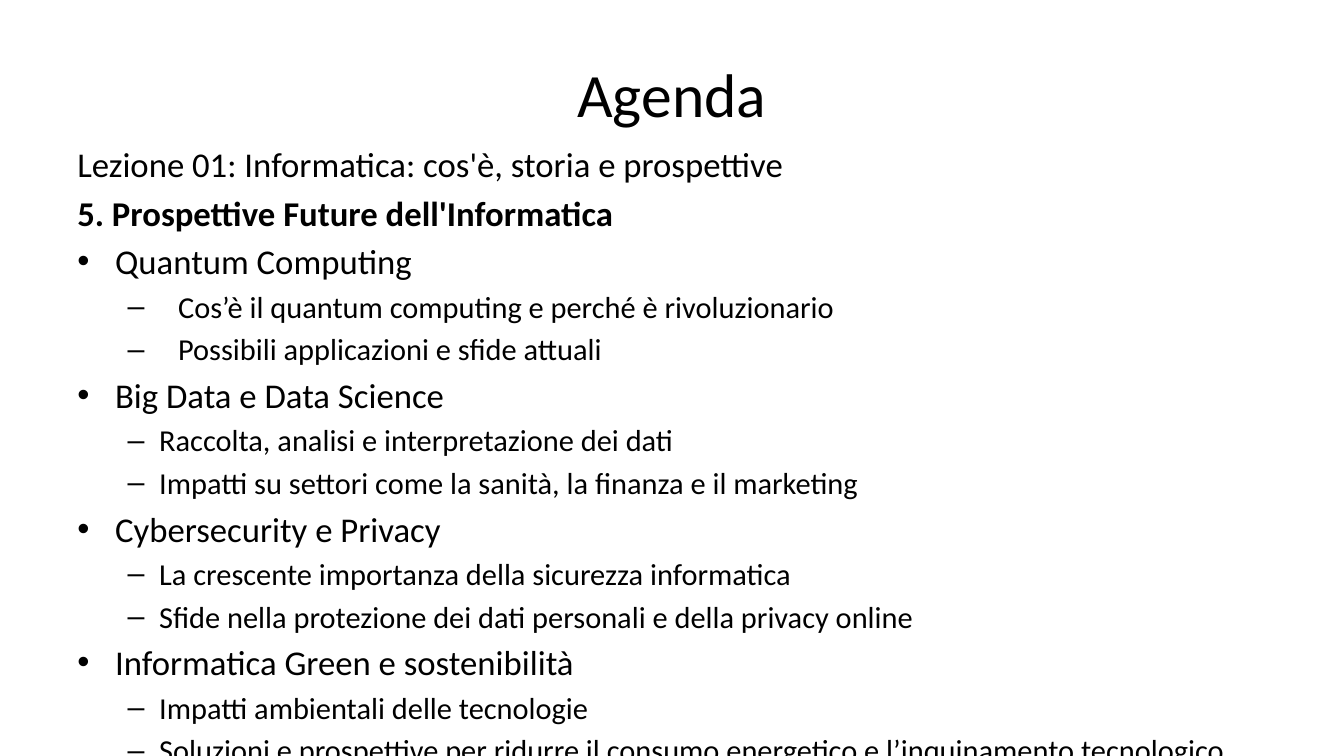
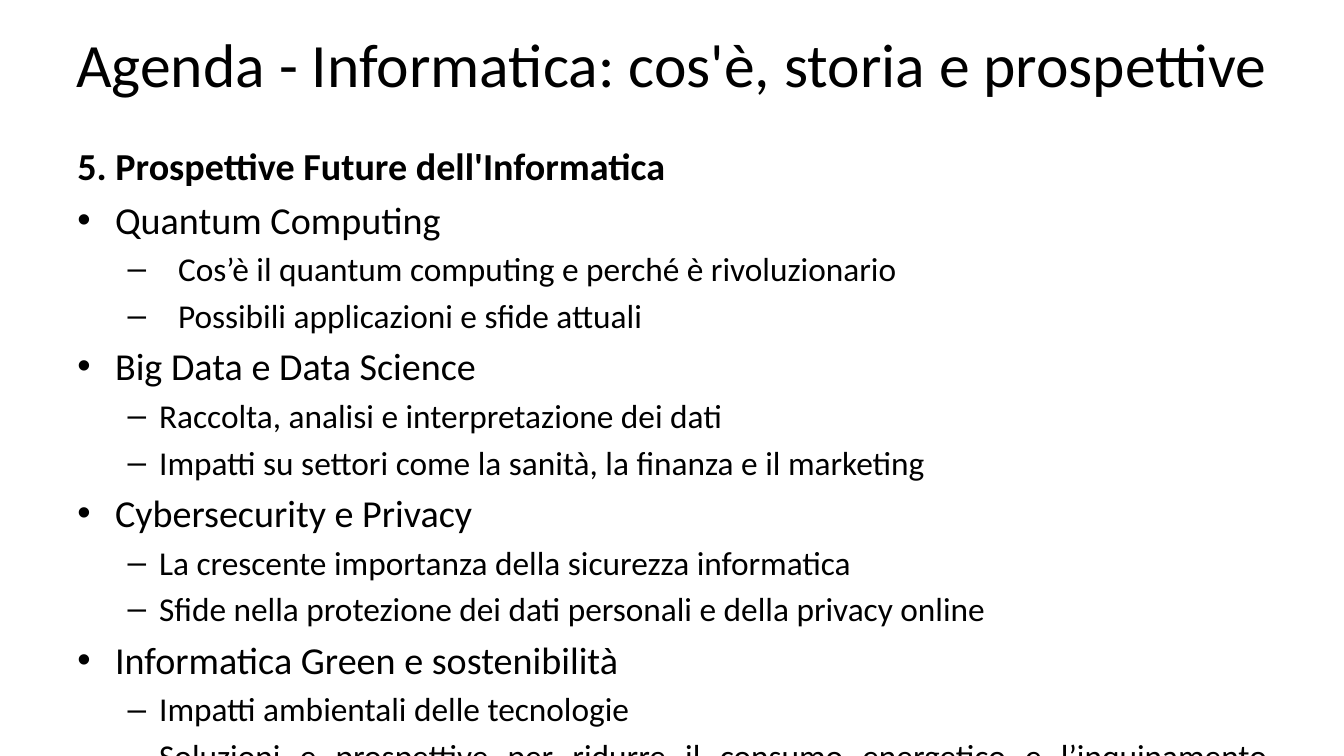
Before and after one commit to informaticacrilazio/sitedesign, a slide deck: slide 6 of CorsoCRI/Modulo_01_Lezione_01_Informatica.pptx. Drawn at 1344x756 pixels with LibreOffice and Linux fonts; fonts in the diff are those of the drawing. Boxes give left, top, right and bottom in pixels: in the first picture for what was removed or moved away, otherwise in the second. Text is boxed around its words. In the diff, an @@ line names an element or a change of style, - is before the commit and + after.

```diff
--- a/CorsoCRI/Modulo_01_Lezione_01_Informatica.pptx
+++ b/CorsoCRI/Modulo_01_Lezione_01_Informatica.pptx
@@ title at (76, 44, 1267, 98): text changed @@
-Agenda
+Agenda - Informatica: cos'è, storia e prospettive
@@ text "5. Prospettive Future dell'Informatica" at (77, 153, 984, 727): size 24.8 to 27.2 pt in "5. Prospettive Future dell'Informatica", "Quantum Computing", "Big Data e Data Science", "Cybersecurity e Privacy" and 1 more places; size 21.7 to 23.8 pt in "Cos’è il quantum computing e perché è ...", "Possibili applicazioni e sfide attuali", "Raccolta, analisi e interpretazione dei dati", "Impatti su settori come la sanità, la ..." and 4 more places @@
@@ text at (77, 153, 782, 183): paragraph removed @@
-Lezione 01: Informatica: cos'è, storia e prospettive
```
Also in this commit, not shown: 65 other slides changed.
